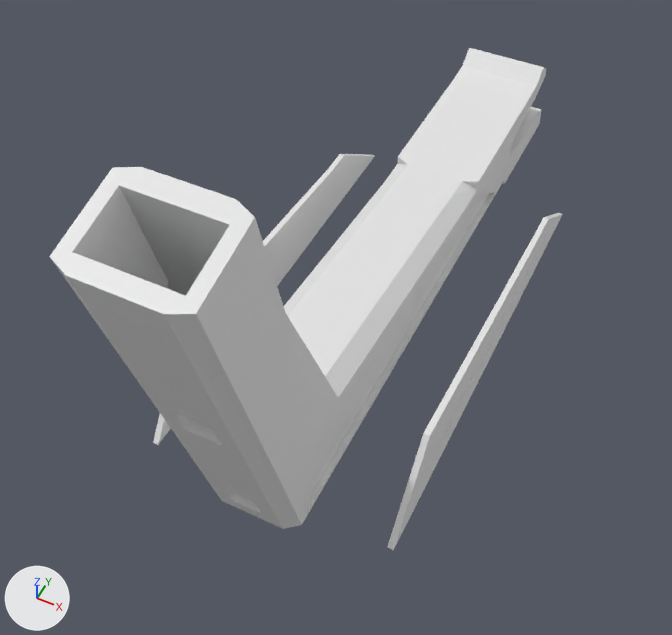
An edit to the Blender file models/micro-hoops/base/arm-with-logo-plate.blend, drawn before and after from the same camera.
Camera for both pictures: a 50 mm camera at (65.0, -91.0, 188.0) aimed at (0.0, 38.0, 27.0). Lighting does not change. The marker at lower left points along +X, +Y and +Z.

Objects in the first picture: 'arm.001', 'plate', 'plate.001'.
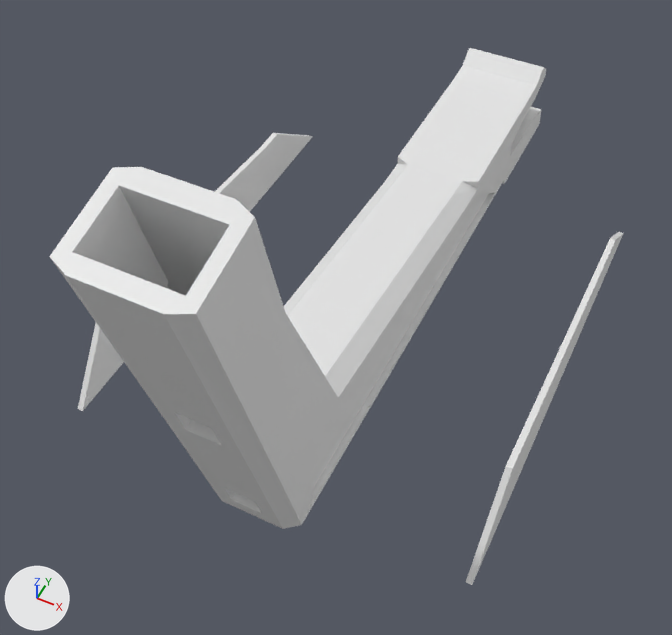
Pixel boxes [x1, y1, x2, y2] of what changed, in the pictures (672 x 635 px):
```json
{"object": "plate.001", "change": "hidden", "before": [388, 213, 563, 550]}
{"object": "plate", "change": "hidden", "before": [153, 154, 375, 445]}
{"object": "plate.caps", "change": "added", "after": [78, 133, 313, 411]}
{"object": "plate.caps.001", "change": "added", "after": [466, 232, 623, 585]}
```

Scene script edits in JSON lines:
```json
{"op": "add", "block": "me_cube_005", "code": ["me_cube_005 = bpy.data.meshes.new('Cube.005')", "me_cube_005.from_pydata(...)  # 3962 vertices, 2669 faces; spans x -1.09..1.35, y -0.06..0.03, z -4.68..7.06"]}
{"op": "add", "block": "me_cube_003", "code": ["me_cube_003 = bpy.data.meshes.new('Cube.003')", "me_cube_003.from_pydata(...)  # 3960 vertices, 2670 faces; spans x -1.09..1.35, y -0.03..0.06, z -4.68..7.06"]}
{"op": "add", "block": "ob_plate", "code": "ob_plate.hide_set(True)"}
{"op": "add", "block": "ob_plate_001", "code": "ob_plate_001.hide_set(True)"}
{"op": "add", "block": "ob_plate_caps_001", "code": ["ob_plate_caps_001 = bpy.data.objects.new('plate.caps.001', me_cube_005)", "ob_plate_caps_001.location = (50.0, 71.2, 13.8)", "ob_plate_caps_001.rotation_euler = (0.0, -1.829, 1.571)  # degrees (0, -105, 90)", "ob_plate_caps_001.scale = (19.9, 16.4, 9.94)"]}
{"op": "add", "block": "ob_plate_caps", "code": ["ob_plate_caps = bpy.data.objects.new('plate.caps', me_cube_003)", "ob_plate_caps.location = (-50.0, 71.2, 13.8)", "ob_plate_caps.rotation_euler = (0.0, -1.83, 1.571)  # degrees (0, -105, 90)", "ob_plate_caps.scale = (19.9, 16.4, 9.94)"]}
```
